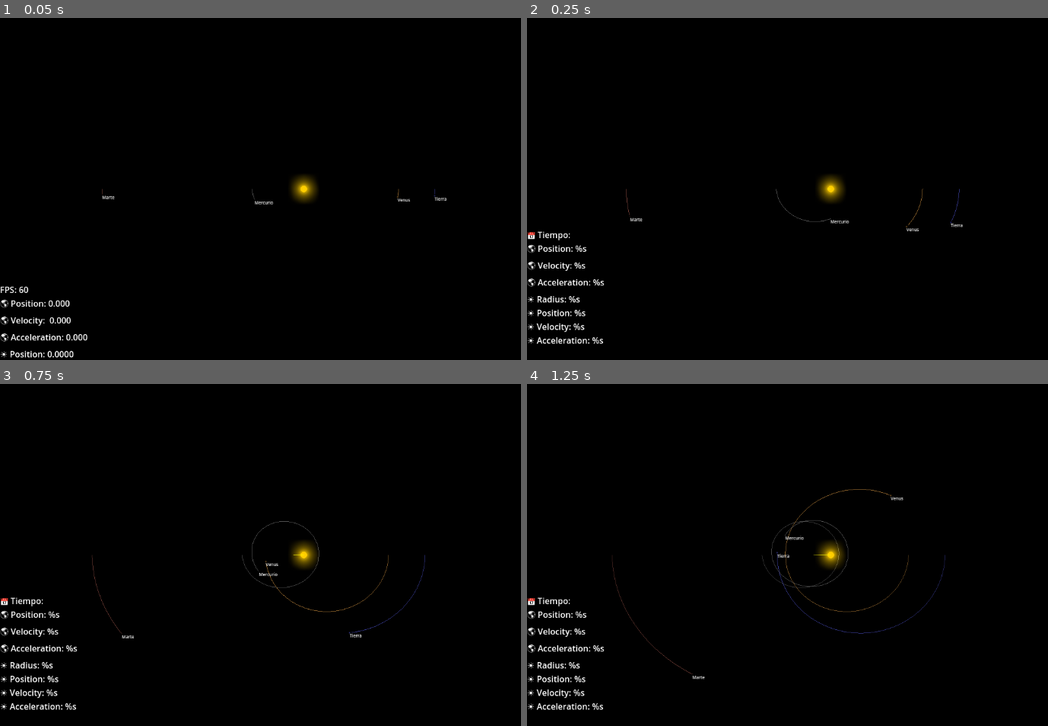
Above: before the commit, frames 1-4 (two rows, left to right).
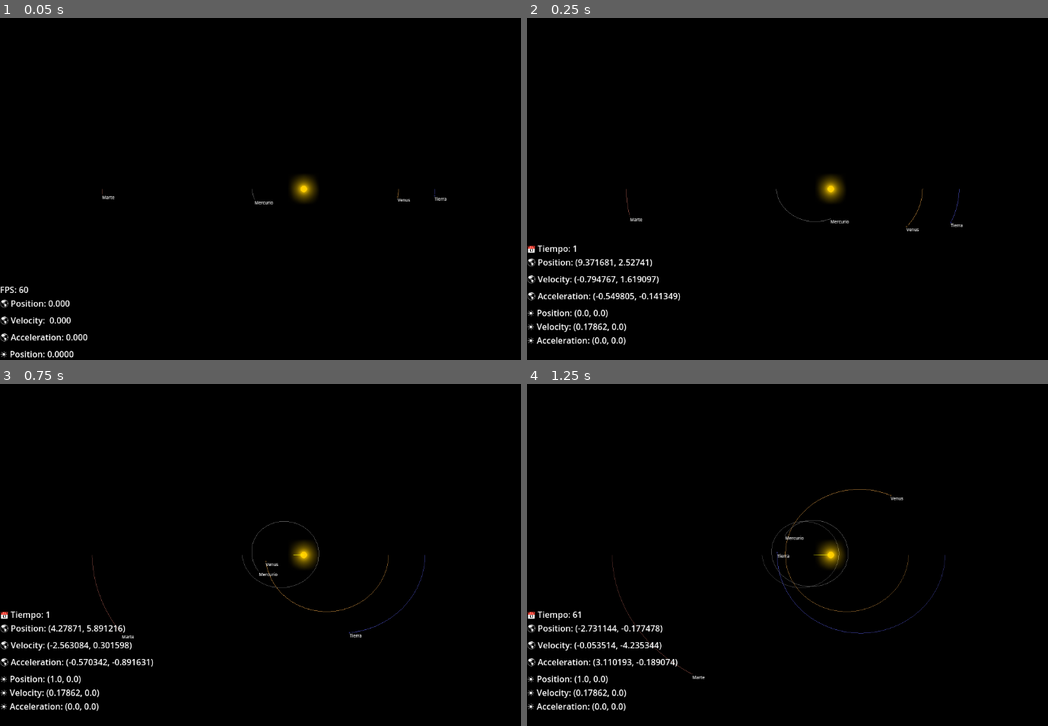
Above: after the commit, the same moments.

Repository: Carlinhos2912/simulacion_orbita_cuerpos_celestes_AyC
Game: Godot game, scene res://scenes/main.tscn
The game is run twice, just before and just after one commit, with the same random seed, the same clock (stepped at 60 frames per second) and the same inputs.
Inputs (mouse positions are in pixels of both pictures, inside the frame that each line leads up to):
- Up to frame 1 (0.05 s): no input
- Up to frame 2 (0.25 s): no input
- Up to frame 3 (0.75 s): move the mouse to (437, 537) at 0.52 s; click (437, 537) at 0.67 s
- Up to frame 4 (1.25 s): no input

Frame 1 is identical in both runs. In frame 2, 1.6% of the frame differs, in the area x 0-30%, y 62-96%; in frame 3, 1.6%; in frame 4, 1.6%.

Commit message:
revision

Diff:
--- a/resources/Mercury.tres
+++ b/resources/Mercury.tres
@@ -8,7 +8,7 @@
 modulate = Color(0.34, 0.34, 0.34, 1)
 visual = ExtResource("2_cqutf")
 raw_radius = "1.63219e-05"
-raw_mass = "1.65913E-07"
+raw_mass = "1.65913e-07"
 position = Vector2(-3.87, 0)
 velocity = Vector2(0, 2.765)
 acceleration = Vector2(0, 0)
--- a/scripts/main.gd
+++ b/scripts/main.gd
@@ -100,26 +100,21 @@
 
 func _update_gui():
 	info_selector.text = """
-		📅 Tiempo:
+		📅 Tiempo: %d
 		🌎 Position: %s
 		🌎 Velocity: %s
 		🌎 Acceleration: %s
-		☀️ Radius: %s
 		☀️ Position: %s
 		☀️ Velocity: %s
 		☀️ Acceleration: %s
 		""" % [
 			Engine.get_frames_per_second(),
-			earth_selector.scale,
 			earth.position,
 			earth.velocity,
 			earth.acceleration,
-
-			sun_selector.scale,
 			sun.position.round(),
 			sun.velocity,
 			sun.acceleration,
-
 		]
 
 func _draw():
